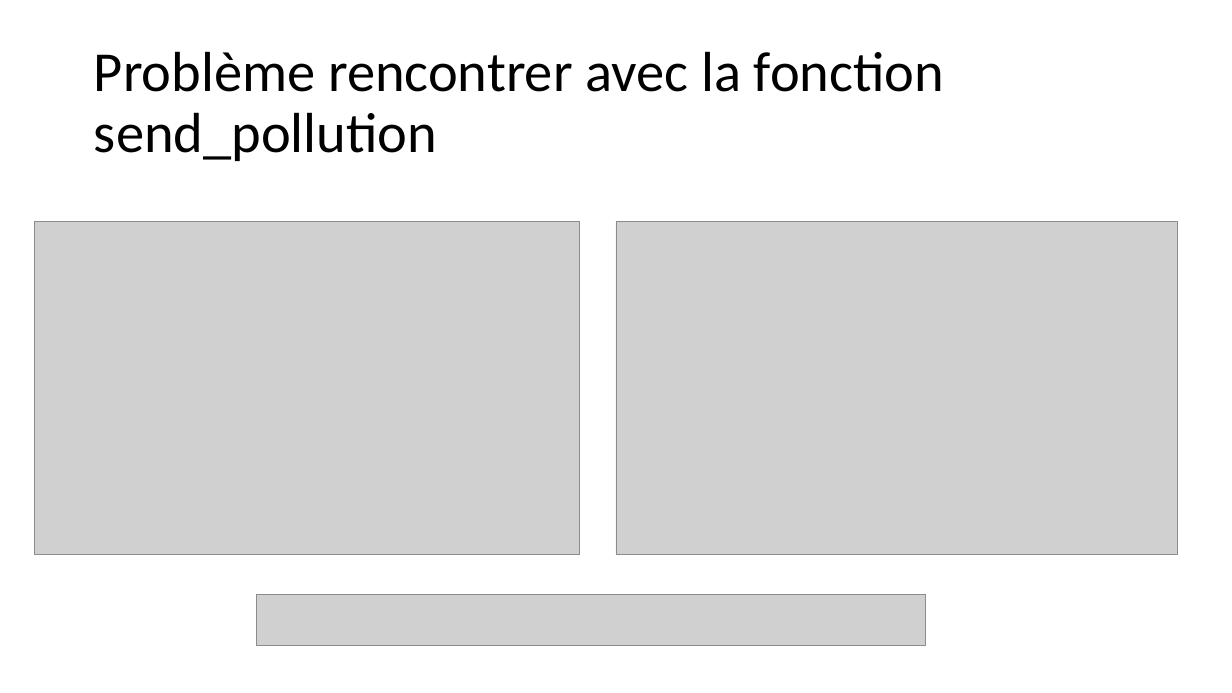
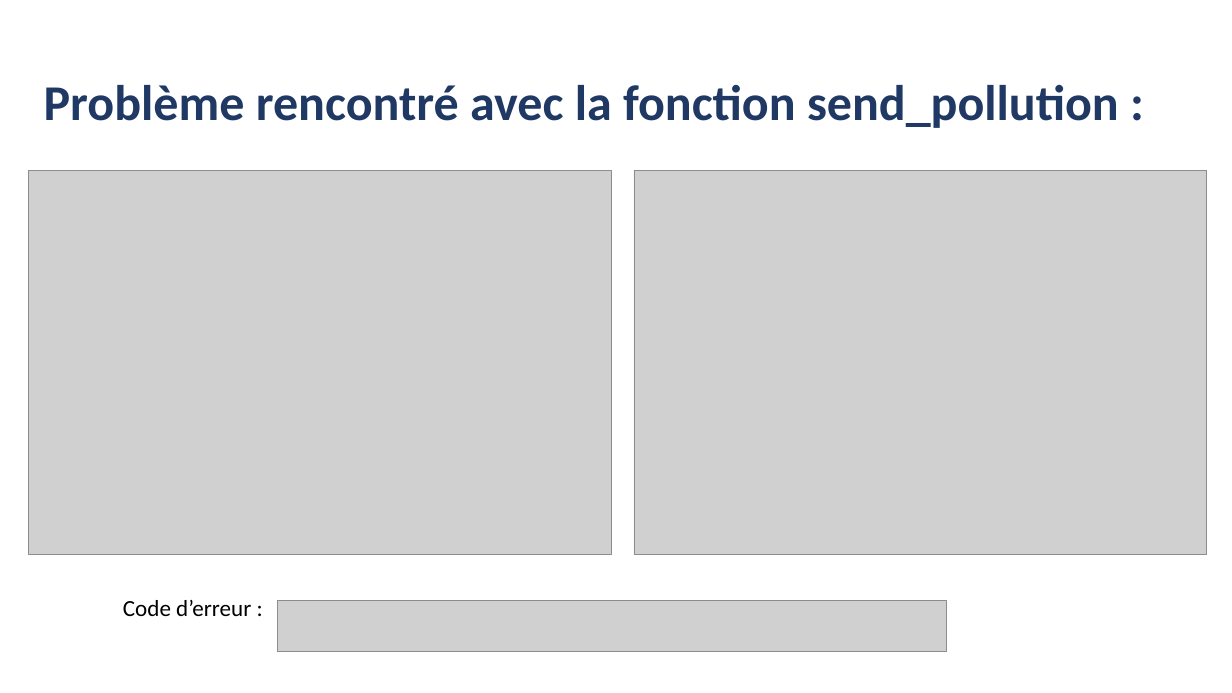
Before and after one commit to gwidoo/Projet-Web-application, a slide deck: slide 6 of Projet WEB.pptx. Drawn at 1232x693 pixels with LibreOffice and Linux fonts; fonts in the diff are those of the drawing; grey boxes stand for pictures. Boxes give left, top, right and bottom in pixels: in the first picture for what was removed or moved away, otherwise in the second. Text is boxed around its words. In the diff, an @@ line names an element or a change of style, - is before the commit and + after.

```diff
--- a/Projet WEB.pptx
+++ b/Projet WEB.pptx
@@ title at (44,85,1119,128): text changed; size 44 to 39 pt; text colour #000000 to #203864; bold on @@
-Problème rencontrer avec la fonction send_pollution
+Problème rencontré avec la fonction send_pollution :
@@ picture: place and size @@
-picture at (34,222,579,555)
+picture at (29,171,612,555)
@@ picture: place and size @@
-picture at (616,222,1177,555)
+picture at (634,171,1207,555)
@@ text added at (123,600,251,616), 18 pt, text #000000 @@
+Code d’erreur :
@@ picture: place and size @@
-picture at (257,594,926,645)
+picture at (277,601,946,652)
```
Also in this commit, not shown: 7 other slides changed.
